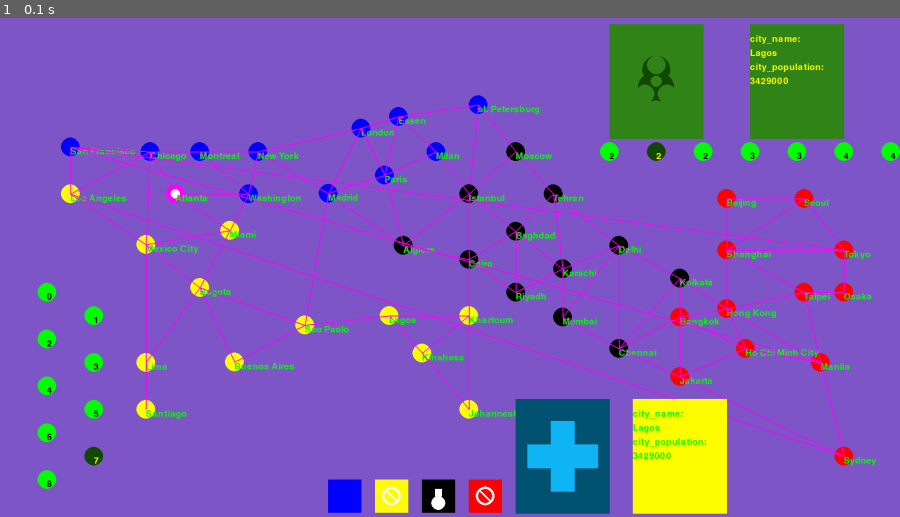
Above: before the commit, frame 1.
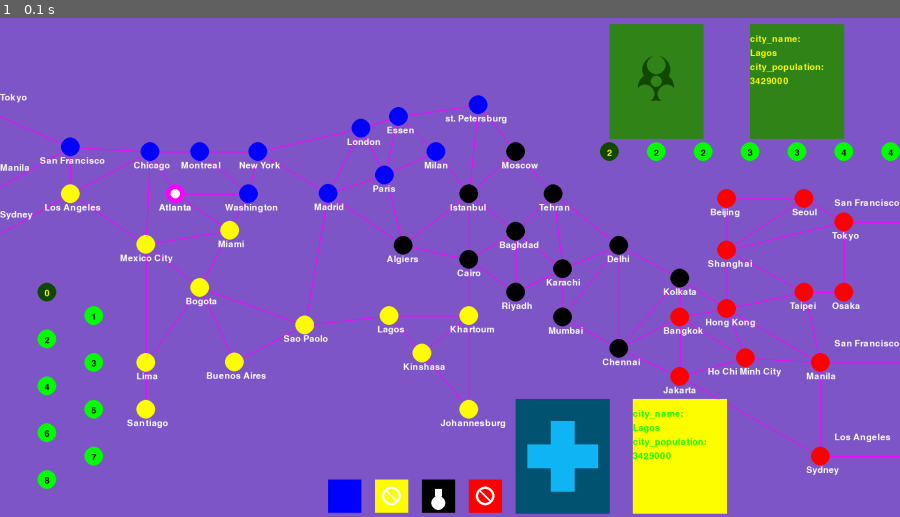
Above: after the commit, the same moment.

Repository: idonacmias/pandemic-pygame
Game: pygame game, started from display.py
Same seed, same stepped clock (60 frames per second), same inputs: the game is played once before the commit and once after it.
Inputs:
- Up to frame 1 (0.1 s): no input

The runs differ from the first frame. In frame 1, 6.1% of the frame differs, in the area x 0-100%, y 15-94%.

Commit message:
conect cities from the side of the map throw the edge of the map, fix outbreak bar to go from 0 to 8 insted from 1 to 8, center city name and change color of label to white, change order of drawing on screen, first lines then cities and name, so name will go ontop of the lines, centered numbers on both outbreak bar and infactios bar

Diff:
--- a/City.py
+++ b/City.py
@@ -6,7 +6,7 @@
 from dataclasses import dataclass, field
 
 from Color import Color
-from constances import CITY_RADIUS
+from constances import CITY_RADIUS, EDGE_CITIES
 
 @dataclass
 class City:
@@ -33,5 +33,36 @@
         if self.resarch_station:
             pygame.draw.circle(surface=screen, color=colors_palet['WHITE'], center=self.point , radius=10)
 
-        text_surface = font.render(self.name, True, colors_palet['GREEN'])
-        screen.blit(text_surface, self.point)
+        font_point = (self.point[0] - 5 * len(self.name), self.point[1] + 20)
+        text_surface = font.render(self.name, True, colors_palet['WHITE'])
+        screen.blit(text_surface, font_point)
+
+
+    def conect_routes(self, screen, cities, font):
+        for other_city_name in self.routes:
+            other_city_point = cities[other_city_name].point
+            if self.is_edge_conection(other_city_point):
+                shadow_point = City.clculate_shadow_point(self.point, other_city_point)
+                pygame.draw.line(screen, colors_palet['PINK'], self.point, shadow_point, 2)
+
+                text_render = font.render(other_city_name, True, colors_palet['WHITE'])
+                text_point_x = shadow_point[0] if shadow_point[0] < 500 else shadow_point[0] - 220
+                text_point = (text_point_x, shadow_point[1] - 50)
+                screen.blit(text_render, text_point)
+
+            else:
+                other_city = cities[other_city_name]
+                pygame.draw.line(screen, colors_palet['PINK'], self.point, other_city.point, 2)
+
+    def is_edge_conection(self, other_city_point):
+        return self.name in EDGE_CITIES and abs(other_city_point[0] - self.point[0]) > 500
+
+    @staticmethod
+    def clculate_shadow_point(point, other_point):
+        if point[0] < 500:
+            shadow_point = (0, other_point[1] // 2)
+
+        else:
+            shadow_point = (2000, point[1])
+
+        return shadow_point
--- a/cities.json
+++ b/cities.json
@@ -36,13 +36,13 @@
 {"name" : "Kolkata", "point" : [1450, 570], "color" : "BLACK", "population" : 14374000, "routes" : ["Delhi", "Chennai", "Bangkok", "Hong Kong"]},
 {"name" : "Beijing", "point" : [1550, 400], "color" : "RED", "population" : 17311000, "routes" : ["Seoul", "Shanghai"]},
 {"name" : "Shanghai", "point" : [1550, 510], "color" : "RED", "population" : 13482000, "routes" : ["Beijing", "Seoul", "Tokyo", "Taipei", "Hong Kong"]},
-{"name" : "Hong Kong", "point" : [1550, 635], "color" : "RED", "population" : 7106000, "routes" : ["Beijing", "Taipei", "Manila", "Ho Chi Minh City", "Bangkok", "Kolkata"]},
+{"name" : "Hong Kong", "point" : [1550, 635], "color" : "RED", "population" : 7106000, "routes" : ["Taipei", "Manila", "Ho Chi Minh City", "Bangkok", "Kolkata"]},
 {"name" : "Taipei", "point" : [1715, 600], "color" : "RED", "population" : 8338000, "routes" : ["Shanghai", "Osaka", "Manila", "Hong Kong"]},
 {"name" : "Bangkok", "point" : [1450, 653], "color" : "RED", "population" : 7151000, "routes" : ["Kolkata", "Hong Kong", "Ho Chi Minh City", "Jakarta", "Chennai"]},
 {"name" : "Manila", "point" : [1750, 750], "color" : "RED", "population" : 20767000, "routes" : ["Sydney", "Ho Chi Minh City", "Hong Kong", "Taipei", "San Francisco"]},
 {"name" : "Jakarta", "point" : [1450, 780], "color" : "RED", "population" : 26063000, "routes" : ["Chennai", "Bangkok", "Ho Chi Minh City", "Sydney"]},
-{"name" : "Ho Chi Minh City", "point" : [1590, 720], "color" : "RED", "population" : 8314000, "routes" : ["Bangkok", "Hong Kong", "Manila", "Jakarta"]},
+{"name" : "Ho Chi Minh City", "point" : [1590, 740], "color" : "RED", "population" : 8314000, "routes" : ["Bangkok", "Hong Kong", "Manila", "Jakarta"]},
 {"name" : "Seoul", "point" : [1715, 400], "color" : "RED", "population" : 22547000, "routes" : ["Beijing", "Shanghai", "Tokyo"]},
-{"name" : "Tokyo", "point" : [1800, 510], "color" : "RED", "population" : 13189000, "routes" : ["Seoul", "Shanghai", "San Francisco"]},
+{"name" : "Tokyo", "point" : [1800, 450], "color" : "RED", "population" : 13189000, "routes" : ["Seoul", "Shanghai", "San Francisco"]},
 {"name" : "Osaka", "point" : [1800, 600], "color" : "RED", "population" : 2871000, "routes" : ["Tokyo", "Taipei"]},
-{"name" : "Sydney", "point" : [1800, 950], "color" : "RED", "population" : 3785000, "routes" : ["Manila", "Jakarta", "Los Angeles"]}]
+{"name" : "Sydney", "point" : [1750, 950], "color" : "RED", "population" : 3785000, "routes" : ["Manila", "Jakarta", "Los Angeles"]}]
--- a/constances.py
+++ b/constances.py
@@ -15,3 +15,4 @@
 
 CURE_BAR_POINT = [(700, 1000), (800, 1000), (900, 1000), (1000, 1000)]
 OUTBREAK_BAR_POINTS = [(100, 600), (200, 650), (100, 700), (200, 750), (100, 800), (200, 850), (100, 900), (200, 950), (100, 1000)]
+EDGE_CITIES = ['San Francisco', 'Los Angeles', 'Sydney', 'Manila', 'Tokyo']
--- a/display.py
+++ b/display.py
@@ -6,7 +6,7 @@
 import card
 import tokens
 
-from constances import CITY_RADIUS, INFACTION_CARDS_POSITION, DISCARD_INFACTION_CARDS_POSITION, PLAYERS_CARDS_POSITION, DISCARD_PLAYERS_CARDS_POSITION, CARD_HALF_WHIDTH, CARD_HALF_HIGHT
+from constances import EDGE_CITIES, CITY_RADIUS, INFACTION_CARDS_POSITION, DISCARD_INFACTION_CARDS_POSITION, PLAYERS_CARDS_POSITION, DISCARD_PLAYERS_CARDS_POSITION, CARD_HALF_WHIDTH, CARD_HALF_HIGHT
 
 
 
@@ -26,20 +26,13 @@
         clock.tick(60)
 
 def set_bord(screen, font):
-    for city in cities.values():
-        city.draw(screen, colors_palet[city.color.name], font)
-
-        other_city = cities[city.routes[0]]
-        for other_city_name in city.routes:
-            other_city = cities[other_city_name]
-            pygame.draw.line(screen, colors_palet['PINK'], city.point, other_city.point, 2)
-
+    draw_cities(screen, font)
     card.display_back_infaction_card(screen, INFACTION_CARDS_POSITION)
     card.dispaly_front_infaction_card(screen, DISCARD_INFACTION_CARDS_POSITION, cities['Lagos'], font)
     card.display_back_players_card(screen, PLAYERS_CARDS_POSITION)
     card.dispaly_front_player_card(screen, DISCARD_PLAYERS_CARDS_POSITION, cities['Lagos'], font)
-    tokens.draw_infaction_scale(screen, font, 1)
-    tokens.draw_outbreak_bar(screen, font, 7)
+    tokens.draw_infaction_scale(screen, font, 0)
+    tokens.draw_outbreak_bar(screen, font, 0)
 
     tokens.draw_medicen_bar(screen)
 
@@ -48,6 +41,13 @@
     corent_city.resarch_station = True
     corent_city.draw(screen, colors_palet['PINK'], font)
     return corent_city
+
+def draw_cities(screen, font):
+    for city in cities.values():
+        city.conect_routes(screen, cities, font)
+
+    for city in cities.values():
+        city.draw(screen, colors_palet[city.color.name], font)
 
 def if_quit(event):
     if event.type == pygame.QUIT:
--- a/tokens.py
+++ b/tokens.py
@@ -20,12 +20,13 @@
 def draw_bar_circle(screen, font, i, circle_color, font_color, point, cunter):
     pygame.draw.circle(surface=screen, color=colors_palet[circle_color], center=point , radius=20)
     if cunter:
-        text_render = font.render(str(cunter[i]), True, colors_palet[font_color])
+        text_number = str(cunter[i])
+    else:
+        text_number = str(i)
 
-    else:
-        text_render = font.render(str(i), True, colors_palet[font_color])
-
-    screen.blit(text_render, point)
+    text_render = font.render(text_number, True, colors_palet[font_color])
+    text_point = (point[0] - 5, point[1] - 7)
+    screen.blit(text_render, text_point)
 
 def draw_medicen_bar(screen, cure=[0,2,1,2]):
     colors = list(Color.__members__)
